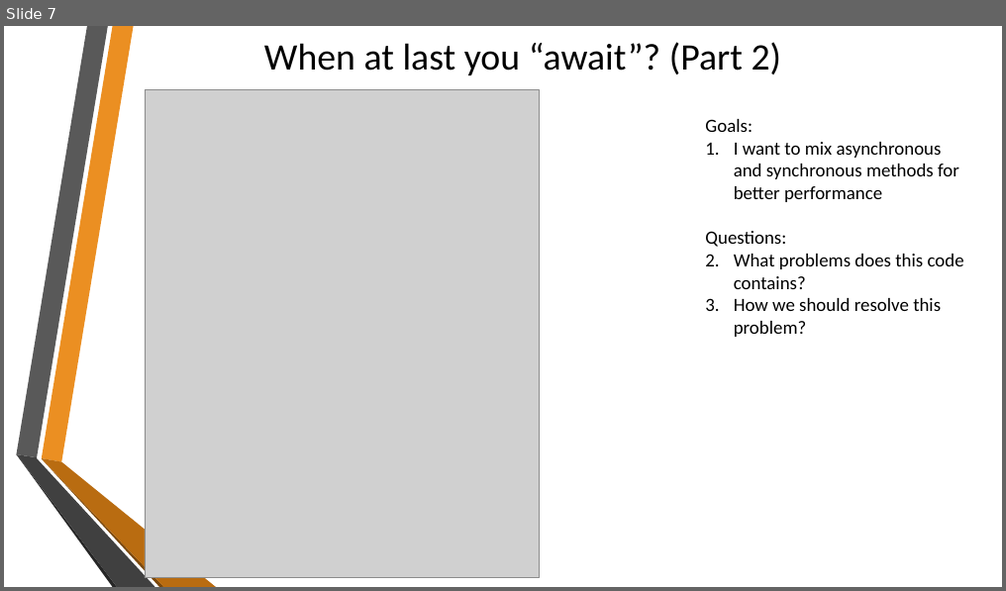
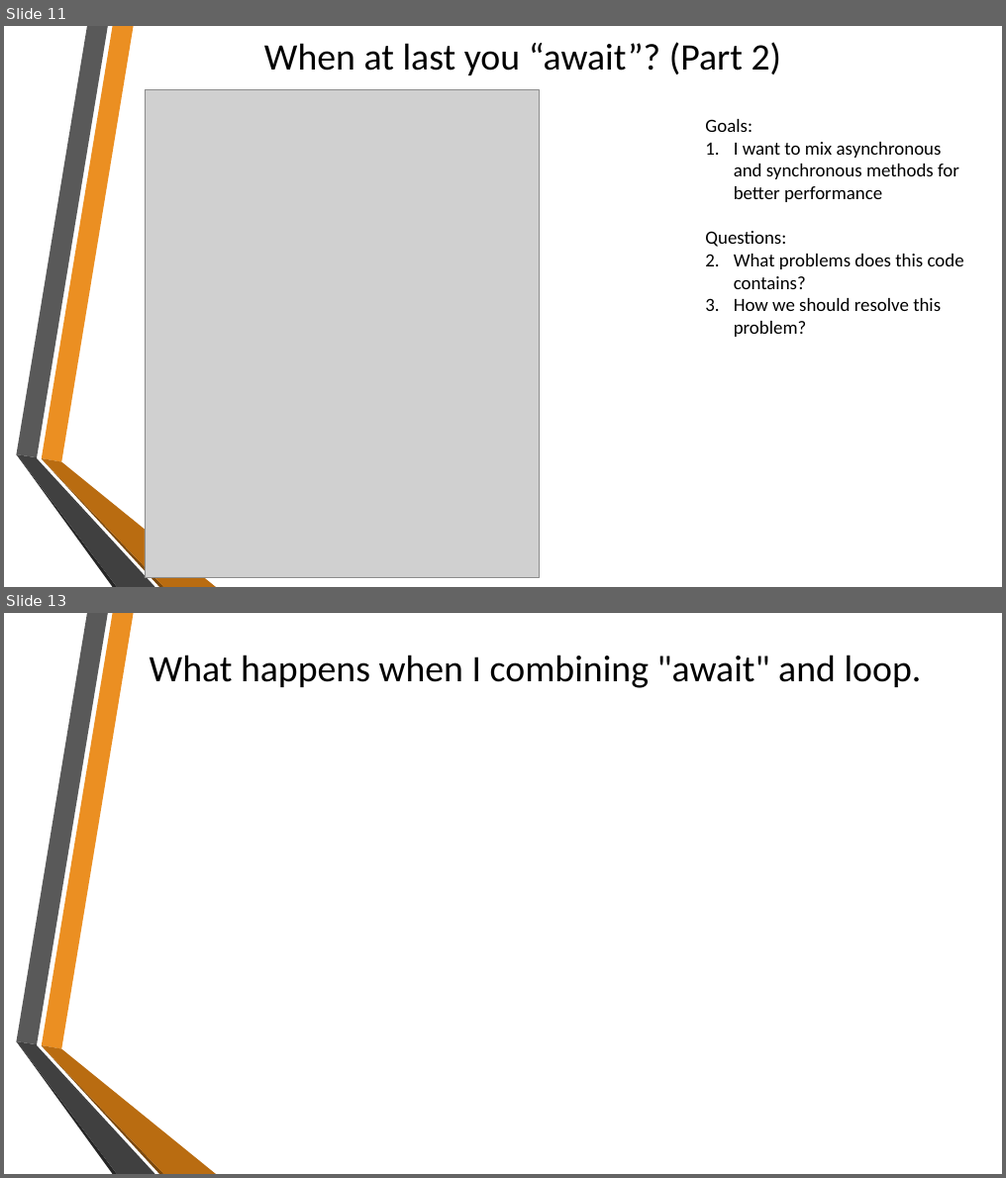
Before and after one commit to sflusov/AsyncAwaitPitfalls, a slide deck: Async Await and their pitfalls.pptx. Shown one above the other, each under a label of ours: slide 7 before the commit, slides 11 and 13 after it; the slides between them are not shown. The pictures are 1006x591 and 1006x1178 pixels, drawn with LibreOffice and Linux fonts; fonts in the diff are those of the drawing; grey boxes stand for pictures; background and template pictures are left out. Boxes give left, top, right and bottom in pixels: in the first picture for what was removed or moved away, otherwise in the second. Text is boxed around its words. In the diff, an @@ line names an element or a change of style, - is before the commit and + after.

```diff
--- a/Async Await and their pitfalls.pptx
+++ b/Async Await and their pitfalls.pptx
@@ slide 13 added at bbox=[4, 613, 1002, 1174], background picture (left out); not listed: 6 template elements that a slide beside it also shows @@
@@ title added at bbox=[150, 655, 922, 688], 36 pt, text #000000 @@
+What happens when I combining "await" and loop.
@@ what was slide 7 is now slide 11 @@
```
Also in this commit, not shown: 4 slides changed, 5 other slides added, 4 other files.
